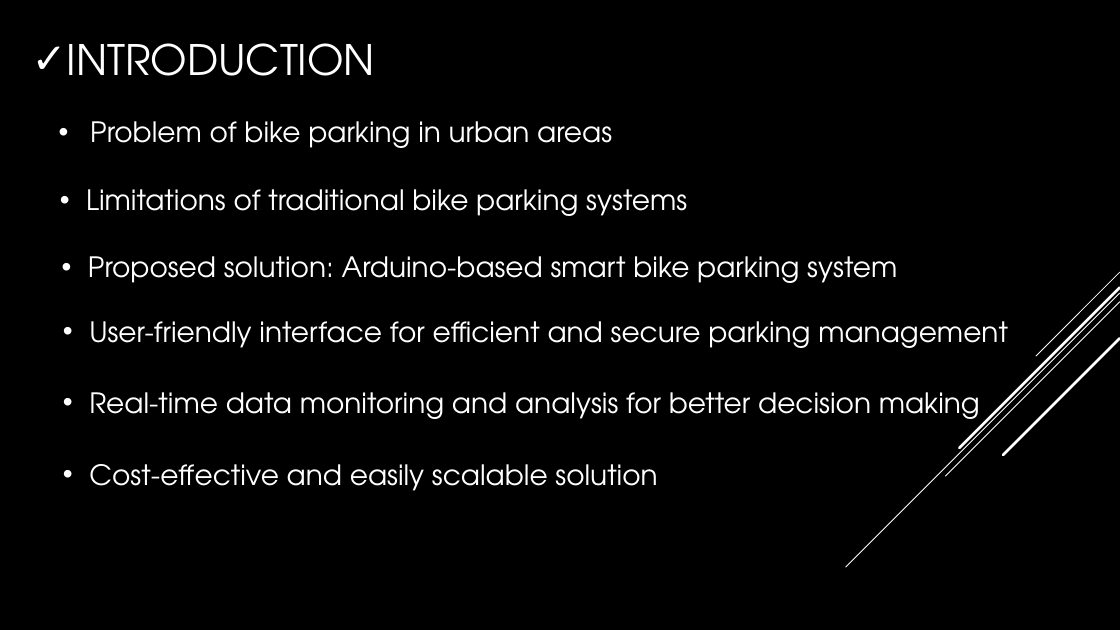
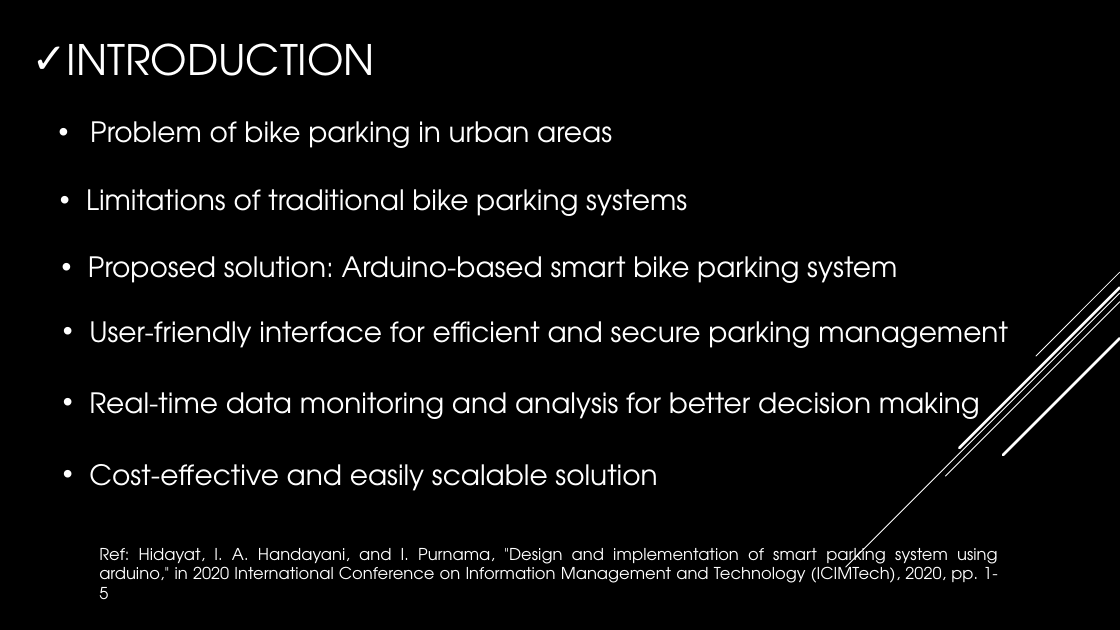
Before and after one commit to istyaque-ahammed/Technical-Writing-and-Presentation, a slide deck: slide 4 of Technical_Presentation.pptx. Drawn at 1120x630 pixels with LibreOffice and Linux fonts; fonts in the diff are those of the drawing. Boxes give left, top, right and bottom in pixels: in the first picture for what was removed or moved away, otherwise in the second. Text is boxed around its words. In the diff, an @@ line names an element or a change of style, - is before the commit and + after.

```diff
--- a/Technical_Presentation.pptx
+++ b/Technical_Presentation.pptx
@@ text added at <box>99,542,998,599</box>, 14 pt, text #FFFFFF @@
+Ref: Hidayat, I. A. Handayani, and I. Purnama, "Design and implementation of smart parking system using arduino," in 2020 International Conference on Information Management and Technology (ICIMTech), 2020, pp. 1-5
```
Also in this commit, not shown: 5 other slides changed, 1 slide added.
